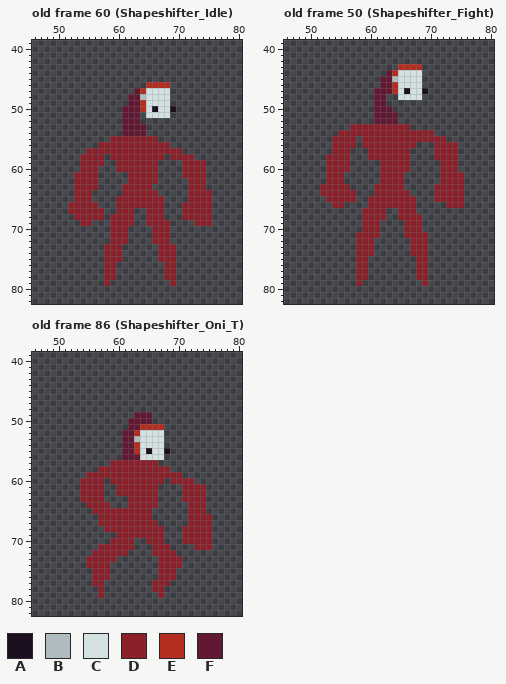
Pixel-art file -- Assets/Enemies/Shapeshifter/T_Shapeshifter.aseprite. Above is the file before it was changed.
128x128 pixels, 189 frames. Colours within 5 levels of each other are drawn and written as one. Shown: old frame 60 (Shapeshifter_Idle): x 46..80, y 39..82; old frame 50 (Shapeshifter_Fight): x 46..80, y 39..82; old frame 86 (Shapeshifter_Oni_T): x 46..80, y 39..82. The commit also changed other frames, which this record leaves out.
Visible layers, top first: "VFX", "Weapon", "Head", "Arms", "Body".
Palette (. is transparent): A #1c1020  B #afbcbf  C #d3e1e0  D #8b1f2a  E #b52d21  F #621832
Pixels before, old frame 60 (Shapeshifter_Idle), first column x 52:
46 .............EEEE.......
47 ...........FECCCC.......
48 ..........FFBCCCC.......
49 ..........FFECCCC.......
50 .........FFFECACCA......
51 .........FFF.CCCC.......
52 .........FFF............
53 .........FFFF...........
54 .........FFFF...........
55 .......DDDDDDDD.........
56 .....DDDDDDDDDDDD.......
57 ...DDDDDDDDDDDDDDDD.....
58 ..DDDD.DDDDDDDDD.DDDD...
59 ..DDDD..DDDDDDD....DDDD.
60 ..DDD...DDDDDDD....DDDD.
61 .DDDD.....DDDDD....DDDD.
62 .DDDD.....DDDDD.....DDD.
63 .DDDD....DDDDD......DDD.
64 .DDD.....DDDDDD.....DDDD
65 .DDD....DDDDDDDD....DDDD
66 DDDDD...DDDDDDDD...DDDDD
67 DDDDDD..DDD..DDD...DDDDD
68 .DDDDD.DDDD..DDD...DDDDD
69 ..DD...DDDD..DDDD....DDD
70 .......DDD....DDD.......
71 .......DDD....DDD.......
72 .......DDD....DDD.......
73 ......DDD......DDD......
74 ......DDD......DDD......
75 ......DDD......DDD......
76 ......DD........DD......
77 ......DD........DD......
78 ......DD........DD......
79 ......D..........D......
Pixels before, old frame 50 (Shapeshifter_Fight), first column x 52:
43 .............EEEE.......
44 ...........FECCCC.......
45 ..........FFBCCCC.......
46 ..........FFECCCC.......
47 .........FFFECACCA......
48 .........FF..CCCC.......
49 .........FF.............
50 .........FFF............
51 .........FFFF...........
52 .........FFFF...........
53 .....DDDDDDDDDD.........
54 ...DDDDDDDDDDDDDDDD.....
55 ..DDDD.DDDDDDDDDDDDDD...
56 ..DDDD.DDDDDDDDD...DDDD.
57 ..DDD...DDDDDDD....DDDD.
58 .DDDD...DDDDDDD....DDDD.
59 .DDDD.....DDDDD.....DDD.
60 .DDDD.....DDDDD.....DDD.
61 .DDD......DDDD......DDDD
62 .DDD......DDDD......DDDD
63 DDDDD....DDDDD.....DDDDD
64 DDDDDD...DDDDDD....DDDDD
65 .DDDDD..DDDDDDDD...DDDDD
66 ..DD....DDDDDDDD.....DDD
67 .......DDDD..DDD........
68 .......DDDD..DDDD.......
69 .......DDD....DDD.......
70 .......DDD....DDD.......
71 ......DDDD....DDDD......
72 ......DDD......DDD......
73 ......DDD......DDD......
74 ......DDD......DDD......
75 ......DD........DD......
76 ......DD........DD......
77 ......DD........DD......
78 ......DD........DD......
79 ......D..........D......
Pixels before, old frame 86 (Shapeshifter_Oni_T), first column x 54:
49 .........FFF..........
50 ........FFFF..........
51 ........FFEEEE........
52 .......FFECCCC........
53 .......FFBCCCC........
54 .......FFECCCC........
55 .......FFECACCA.......
56 .......FFFCCCC........
57 .....DDDDDDDD.........
58 ...DDDDDDDDDDDD.......
59 .DDDDDDDDDDDDDDDD.....
60 DDDD.DDDDDDDDD.DDDD...
61 DDDD..DDDDDDD....DDDD.
62 DDDD..DDDDDDD....DDDD.
63 DDDD....DDDDD....DDDD.
64 .DDDD...DDDDD.....DDD.
65 ..DDDDDDDDDD......DDD.
66 ...DDDDDDDDD......DDDD
67 ...DDDDDDDDDD.....DDDD
68 ....DDDDDDDDDD...DDDDD
69 ......DDDDDDDD...DDDDD
70 .....DDDD..DDD...DDDDD
71 ...DDDDDD...DDD....DDD
72 ..DDDDDD....DDDD......
73 .DDDDD.......DDDD.....
74 .DDDD........DDDD.....
75 ..DDD........DDD......
76 ..DDD........DDD......
77 ..DD........DDD.......
78 ...D........DD........
79 ...D.........D........
And afterwards:
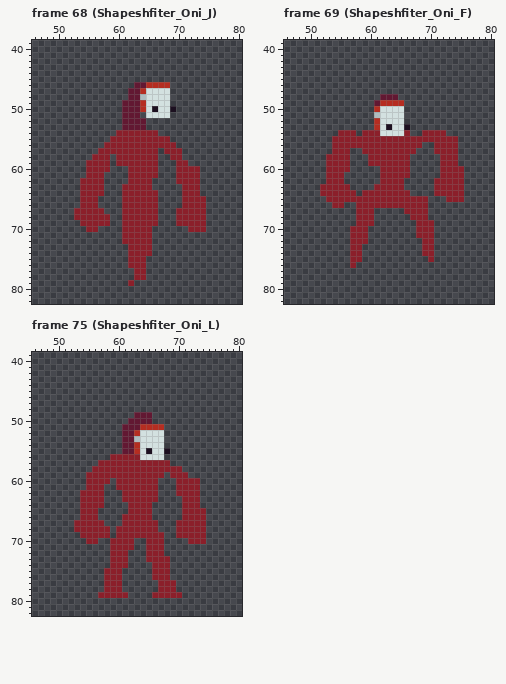
A new or re-ordered frame is compared with the old frame closest to it.
The exact change:
frames 189 -> 202
Changed rows in their new state; - is an unchanged pixel.
Frame 68 (Shapeshfiter_Oni_J) is new; against old frame 60 (Shapeshifter_Idle), layer "Body":
first column x 52:
46 -----------FF-----------
47 ----------F-------------
49 ---------F--------------
52 ------------F-----------
54 --------DDDDDDD---------
55 ---------------DD-------
56 -----.-----------D------
57 ---..----------.--------
58 --..--D.-------.---..---
59 --.---D-----------D-...-
60 --.--DD-..--------D---.-
61 -..--D------------D---.-
62 -.---D--------.---DD--.-
63 -.---D-------------D--.-
64 -.--DD-------------D--..
65 -.--D---.------.---D---.
66 ..------.------.-------.
67 .-------.--DD--.--D----.
68 ------D..--DD--.--D----.
69 ----DDD..--DD--..-DDD--.
70 ---DD--..-DDDD...---DDD-
71 -------..-DDDD...-------
72 -------..-DDDD...-------
73 ------...-DDDD-...------
74 ------...-DDDD-...------
75 ------...-DDD--...------
76 ------..--DDD---..------
77 ------..---DD---..------
78 ------..---DD---..------
79 ------.---D------.------
Frame 69 (Shapeshfiter_Oni_F) is new; against old frame 50 (Shapeshifter_Fight), layers "Head", "Body":
first column x 57:
43 --------....-------
44 ------......-------
45 -----.......-------
46 -----.......-------
47 ----.........------
48 ----.-FF....-------
49 -----EEEE----------
50 ----ECCCC----------
51 ----BCCCC----------
52 ----ECCCC----------
53 ....ECACCA---------
54 -.---CCCC-..--DD---
55 -D--------------DD-
56 -D---------D-------
57 --D-------D--------
58 --------------.----
59 ---DD--------------
60 ------------------D
61 ---------D---------
62 --------------D----
64 --DD---------------
65 -DD--------DD-..---
66 -DD--------DD---...
67 -D--..--.--DD------
68 -D--..--..--D------
69 -D--.----..-DD-----
70 DD-..----..-DD-----
71 D--..----..--D-----
72 D--.------..-D-----
73 D-..------..-D-----
74 D-..------..-D-----
75 D-.--------..D-----
76 D..--------..------
77 -..--------..------
78 -..--------..------
79 -.----------.------
Frame 75 (Shapeshfiter_Oni_L) is new; against old frame 86 (Shapeshifter_Oni_T), layer "Body":
first column x 61:
51 F
first column x 53:
56 ------DDDDD------------
57 ----DD--------DD-------
58 ---D------------DD-----
59 ---------------.--D----
60 -.---D.-------.-.---D--
61 -.---------------D---.-
62 -------.---------D---.-
63 --------D------------.-
64 -D---.-------.----D--.-
65 -DD-.....---------D----
66 -DDD....----------D---.
67 DDDD-...---------DD---.
68 DDDDD-.-------.--D----.
69 -DDDDD-----------D----.
70 --DD--------------.---.
71 ----..------D--.----...
72 ---...------D--..------
73 --....-DD---DD--..-----
74 --....DDD----D--..-----
75 ---..-DD-----D--.------
76 ---..-DD-----D--.------
77 ---..DDD-----.--D------
78 ----.DDD-----.-DD------
79 -----DDDD----D-DDD-----
Changed places in both pictures, as pixel boxes (x1, y1, x2, y2):
changed: (68, 82, 212, 286)
changed: (350, 64, 464, 286)
changed: (74, 424, 212, 598)
